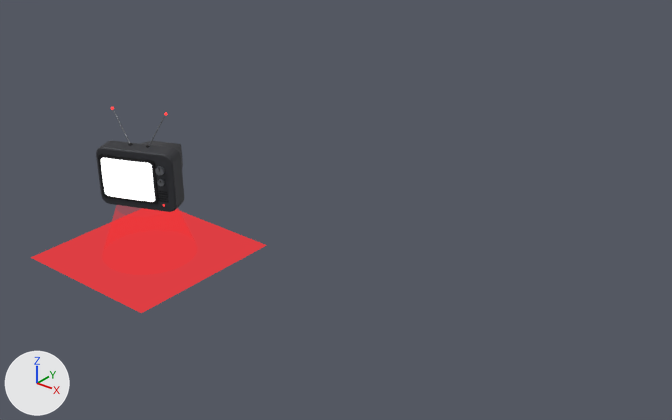
The glTF model assets/scene/watchers/overseer.glb: old version first, new version second.
Rendered twice from a camera (50 mm lens) standing at (17.57, -14.33, 11.85) and looking at (4.57, 1.92, 1.77). Arrows for +X, +Y and +Z are at lower left; the lights stay in place. The older version comes first. Where no turn or scale is listed for an object, it has been applied to the vertices.

The first picture shows 'FX_FloorGlow', 'FX_HoverField', 'Mesh_22', 'Screen' and 5 more.
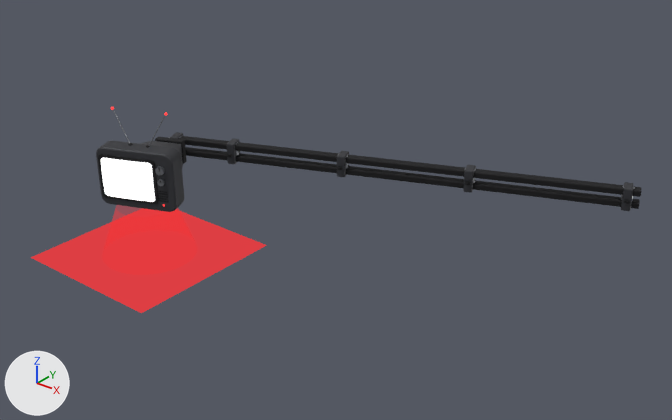
What the commit changed:
Mesh me_cube_003 is new.
It has 280 vertices, 540 faces and spans x -0.64..10.63, y 0.93..5.83, z -0.28..0.31.
It uses material mat_case (dark grey #34353a).
Mesh me_cylinder is new.
It has 192 vertices, 360 faces and spans x -0.64..10.6, y 0.76..5.74, z -0.24..0.28.
It uses material mat_metal (grey #8a8d93).
Mesh me_cube is new.
It has 228 vertices, 424 faces and spans x -0.72..10.78, y 0.56..5.83, z -0.32..0.33.
It uses material mat_dark (black #141417).
Object 'OverseerSupport_Case' (ob_overseersupport_case) is new; it shows me_cube_003.
Its location is (-0.11, 0.28, 2.36).
Object 'OverseerSupport_Metal' (ob_overseersupport_metal) is new; it shows me_cylinder.
Its location is (-0.11, 0.28, 2.36).
Object 'OverseerSupport_Dark' (ob_overseersupport_dark) is new; it shows me_cube.
Its location is (-0.11, 0.28, 2.36).

Boxes [x1, y1, x2, y2] around the edits, measured in the pictures (672 x 420 px):
'OverseerSupport_Dark', added (black)
    after: [155, 136, 641, 209]
'OverseerSupport_Case', added
    after: [170, 132, 634, 211]
'OverseerSupport_Metal', added
    after: [168, 136, 635, 201]
